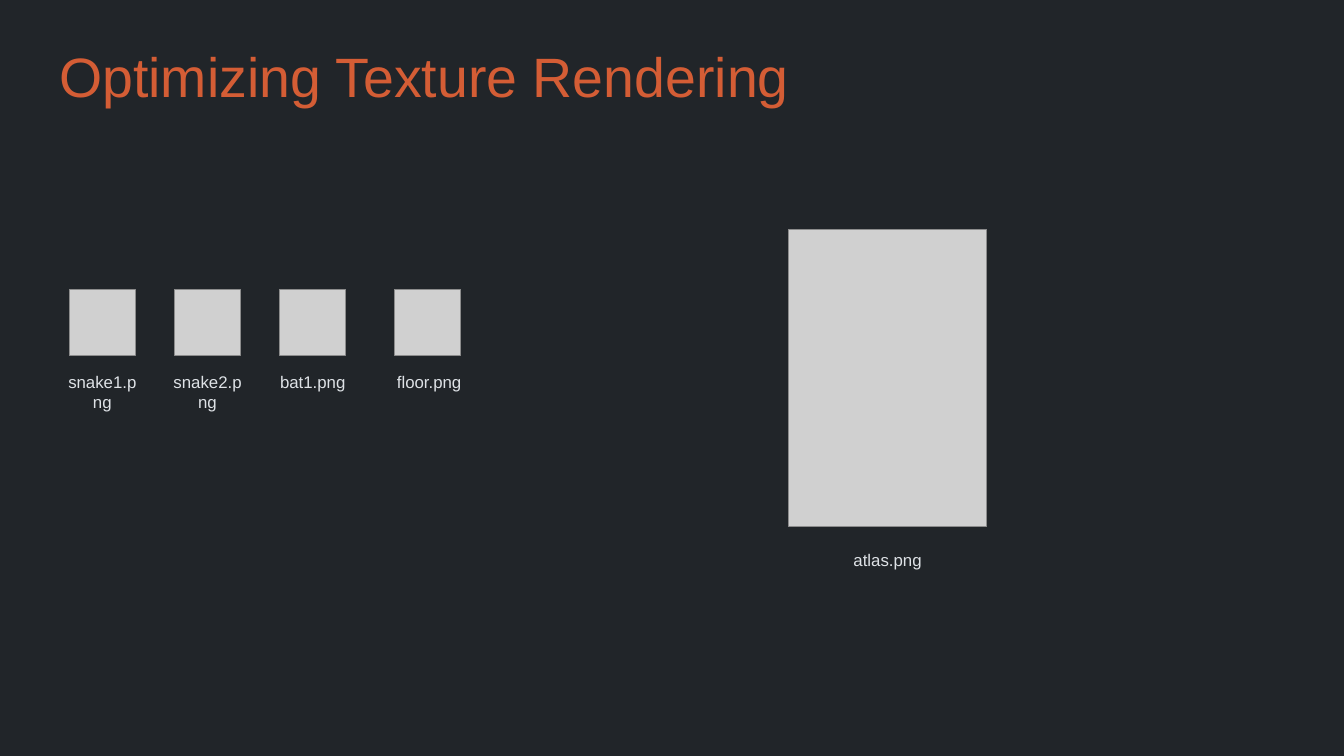
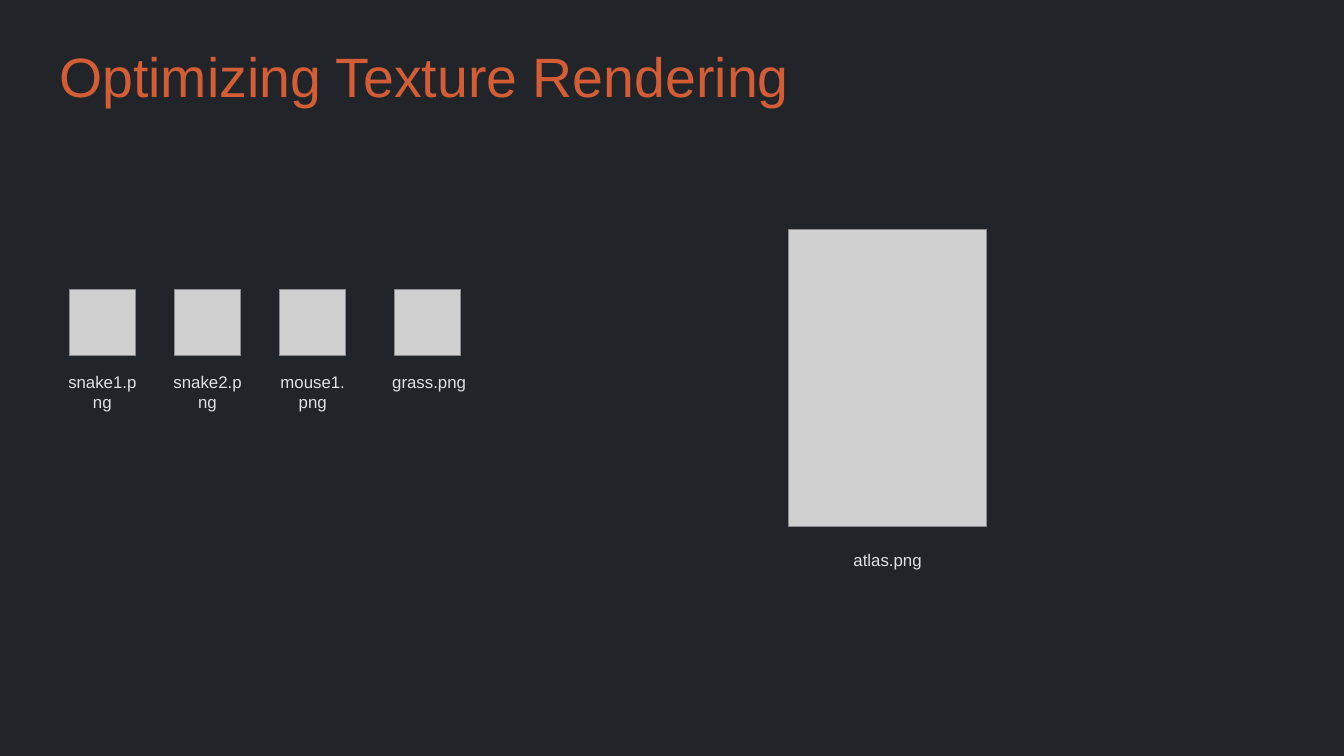
Before and after one commit to Metamate/gar, a slide deck: slide 8 of slides/03 Snake.pptx. Drawn at 1344x756 pixels with LibreOffice and Linux fonts; fonts in the diff are those of the drawing; grey boxes stand for pictures. Boxes give left, top, right and bottom in pixels: in the first picture for what was removed or moved away, otherwise in the second. Text is boxed around its words. In the diff, an @@ line names an element or a change of style, - is before the commit and + after.

```diff
--- a/slides/03 Snake.pptx
+++ b/slides/03 Snake.pptx
@@ text at box(280, 376, 344, 412): text changed @@
-bat1.png
+mouse1.png
@@ text at box(392, 379, 466, 392): text changed @@
-floor.png
+grass.png
```
Also in this commit, not shown: 6 other slides changed, 11 other files.
